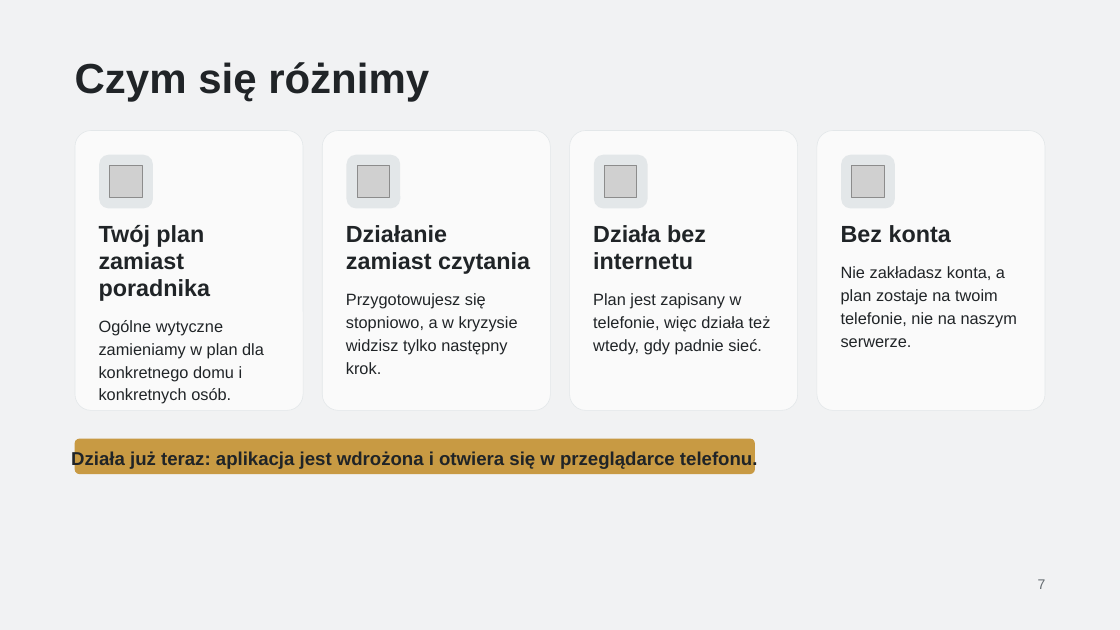
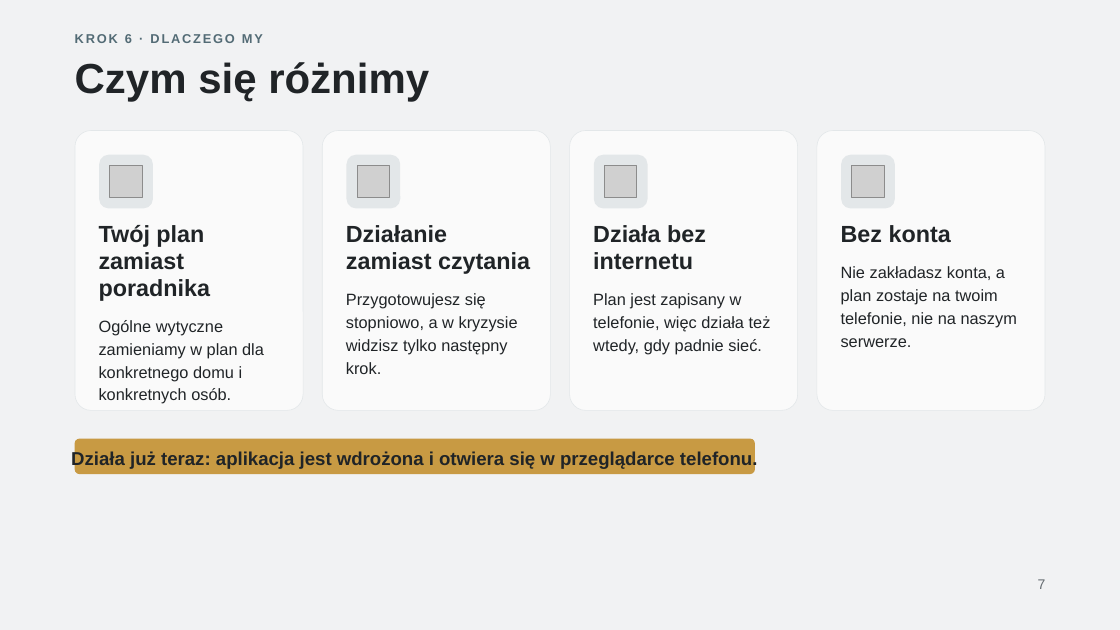
Before and after one commit to jazlik/turbo-defence, a slide deck: slide 7 of context/foundation/prezentacja/W_razie_W_HackYeah_2026_wersja_robocza.pptx. Drawn at 1120x630 pixels with LibreOffice and Linux fonts; fonts in the diff are those of the drawing; grey boxes stand for pictures. Boxes give left, top, right and bottom in pixels: in the first picture for what was removed or moved away, otherwise in the second. Text is boxed around its words. In the diff, an @@ line names an element or a change of style, - is before the commit and + after.

```diff
--- a/context/foundation/prezentacja/W_razie_W_HackYeah_2026_wersja_robocza.pptx
+++ b/context/foundation/prezentacja/W_razie_W_HackYeah_2026_wersja_robocza.pptx
@@ text added at [75, 34, 263, 43], 11 pt, text #536B75, bold @@
+KROK 6 · DLACZEGO MY
```
Also in this commit, not shown: 6 other slides changed, 29 other files.
